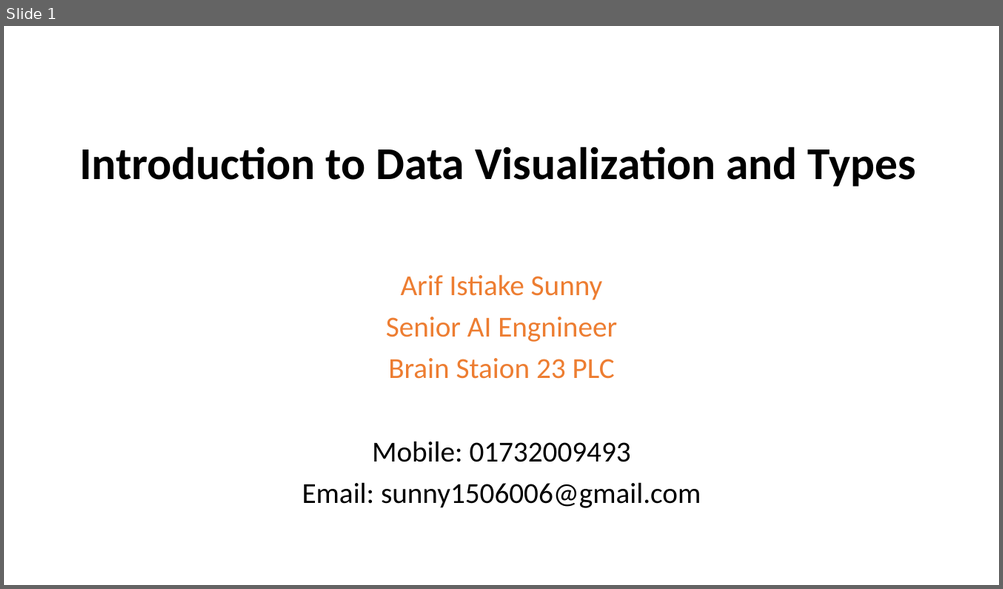
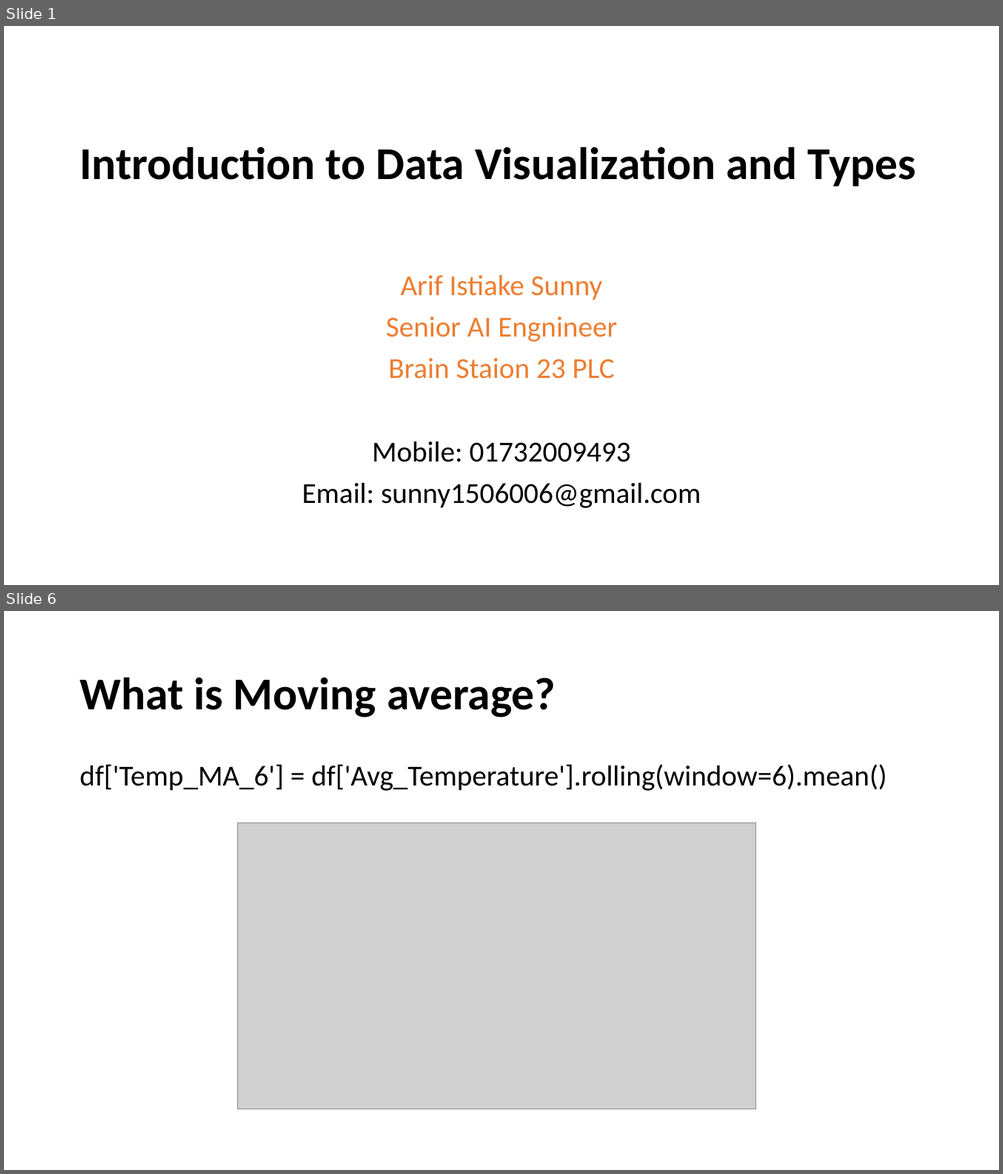
Before and after one commit to nahidniloy14/Data-Visualization, a slide deck: Introduction to Data Visualization and Types.pptx. Shown one above the other, each under a label of ours: slide 1 before the commit, slides 1 and 6 after it; the slides between them are not shown. The pictures are 1003x589 and 1003x1174 pixels, drawn with LibreOffice and Linux fonts; fonts in the diff are those of the drawing; grey boxes stand for pictures. Boxes give left, top, right and bottom in pixels: in the first picture for what was removed or moved away, otherwise in the second. Text is boxed around its words. In the diff, an @@ line names an element or a change of style, - is before the commit and + after.

```diff
--- a/Introduction to Data Visualization and Types.pptx
+++ b/Introduction to Data Visualization and Types.pptx
@@ slide 6 added at bbox=[4, 611, 999, 1170], background #FFFFFF @@
@@ title added at bbox=[79, 677, 555, 718], 44 pt, text #000000, bold @@
+What is Moving average?
@@ text added at bbox=[79, 764, 886, 791], 28 pt, text #000000 @@
+df['Temp_MA_6'] = df['Avg_Temperature'].rolling(window=6).mean()
@@ picture added at bbox=[238, 823, 755, 1110] @@
```
Also in this commit, not shown: 1 slide changed, 7 other slides added, 11 slides removed, 3 other files.
